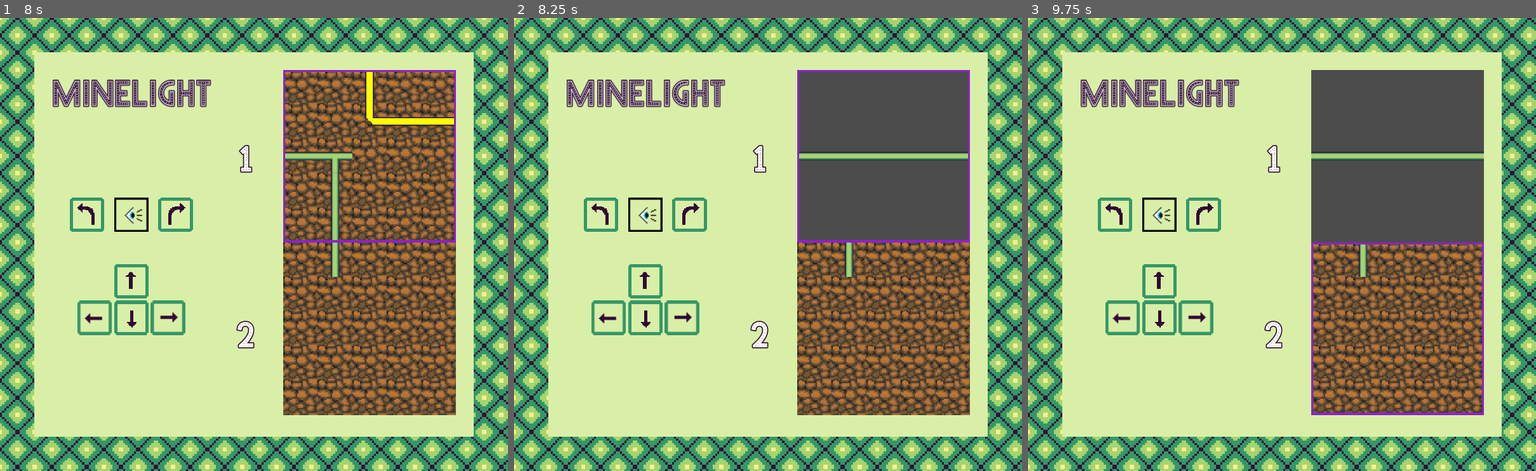
Above: before the commit, frames 1-3 (left to right).
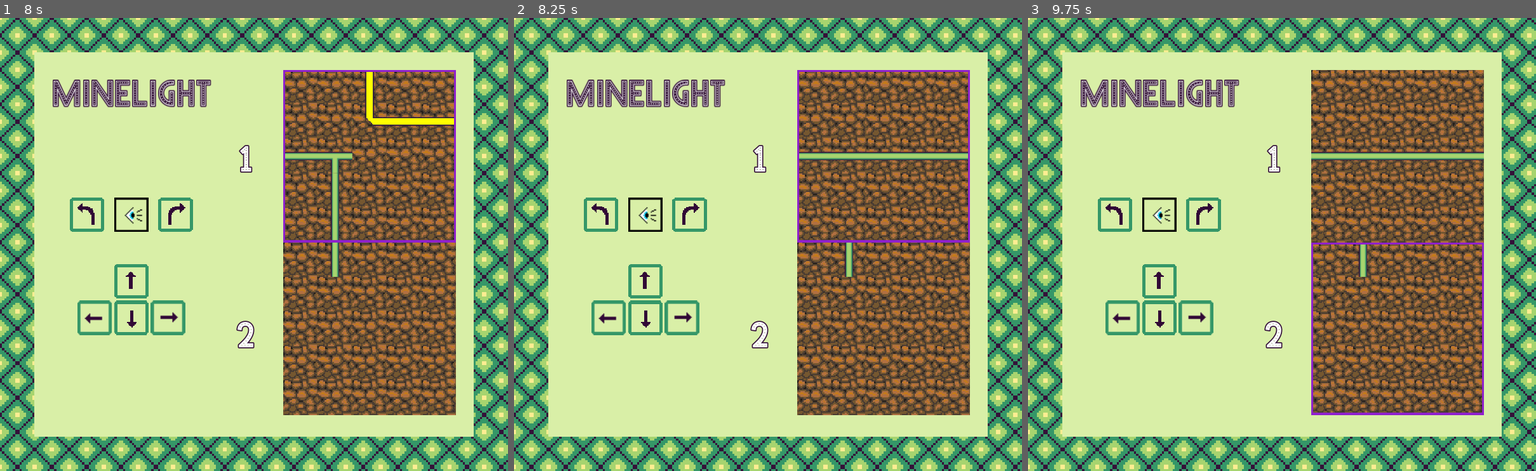
Above: after the commit, the same moments.

Repository: jojva/ld48
Game: Godot game, scene res://Main.tscn
Same seed, same stepped clock (60 frames per second), same inputs: the game is played once before the commit and once after it.
Inputs (mouse positions are in pixels of both pictures, inside the frame that each line leads up to):
- Up to frame 1 (8 s): click (132, 280) at 0.5 s; click (132, 280) at 1.25 s; click (132, 316) at 2 s; click (132, 316) at 2.75 s; click (86, 212) at 3.5 s; click (177, 212) at 4.25 s; click (96, 316) at 5 s; click (167, 316) at 5.75 s; tap Enter at 6.5 s; move the mouse to (228, 335) at 6.52 s; hold Up (ui_up) from 6.53 s (still down); click (228, 335) at 6.67 s; tap Space at 7.25 s; move the mouse to (406, 312) at 7.27 s
- Up to frame 2 (8.25 s): tap Enter at 8 s; move the mouse to (615, 176) at 8.02 s; release Up (ui_up) at 8.03 s; hold Left (ui_left) from 8.03 s (still down)
- Up to frame 3 (9.75 s): tap Space at 8.75 s; move the mouse to (1307, 244) at 8.77 s; click (1307, 244) at 8.92 s; tap Enter at 9.5 s; move the mouse to (1205, 131) at 9.52 s; release Left (ui_left) at 9.53 s; hold Down (ui_down) from 9.53 s (still down)

Frame 1 is identical in both runs. In frame 2, 12% of the frame differs, in the area x 56-90%, y 11-50%; in frame 3, 12%, in the area x 55-90%, y 11-50%.

Commit message:
Copy-paste walls when face wraps

Diff:
--- a/Level.gd
+++ b/Level.gd
@@ -78,6 +78,7 @@
 	for r in range(Constants.ROWS):
 		for c in range(Constants.COLS):
 			var cursor = Vector2(c, r)
+			move_cell($Wall, cursor + offset_src, cursor + offset_dst)
 			move_cell($Circuit, cursor + offset_src, cursor + offset_dst)
 			move_cell($Mirrors, cursor + offset_src, cursor + offset_dst)
 
